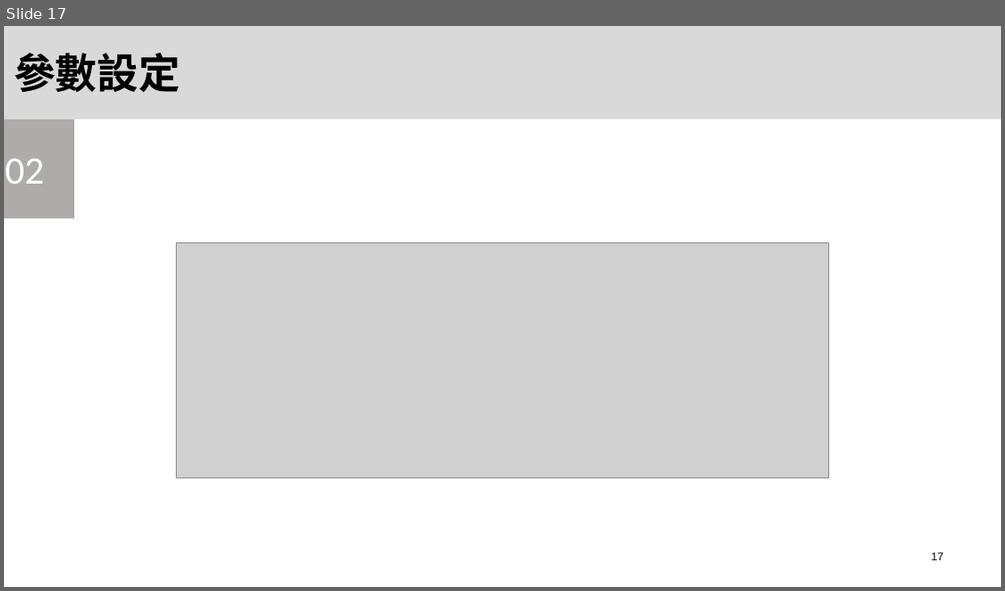
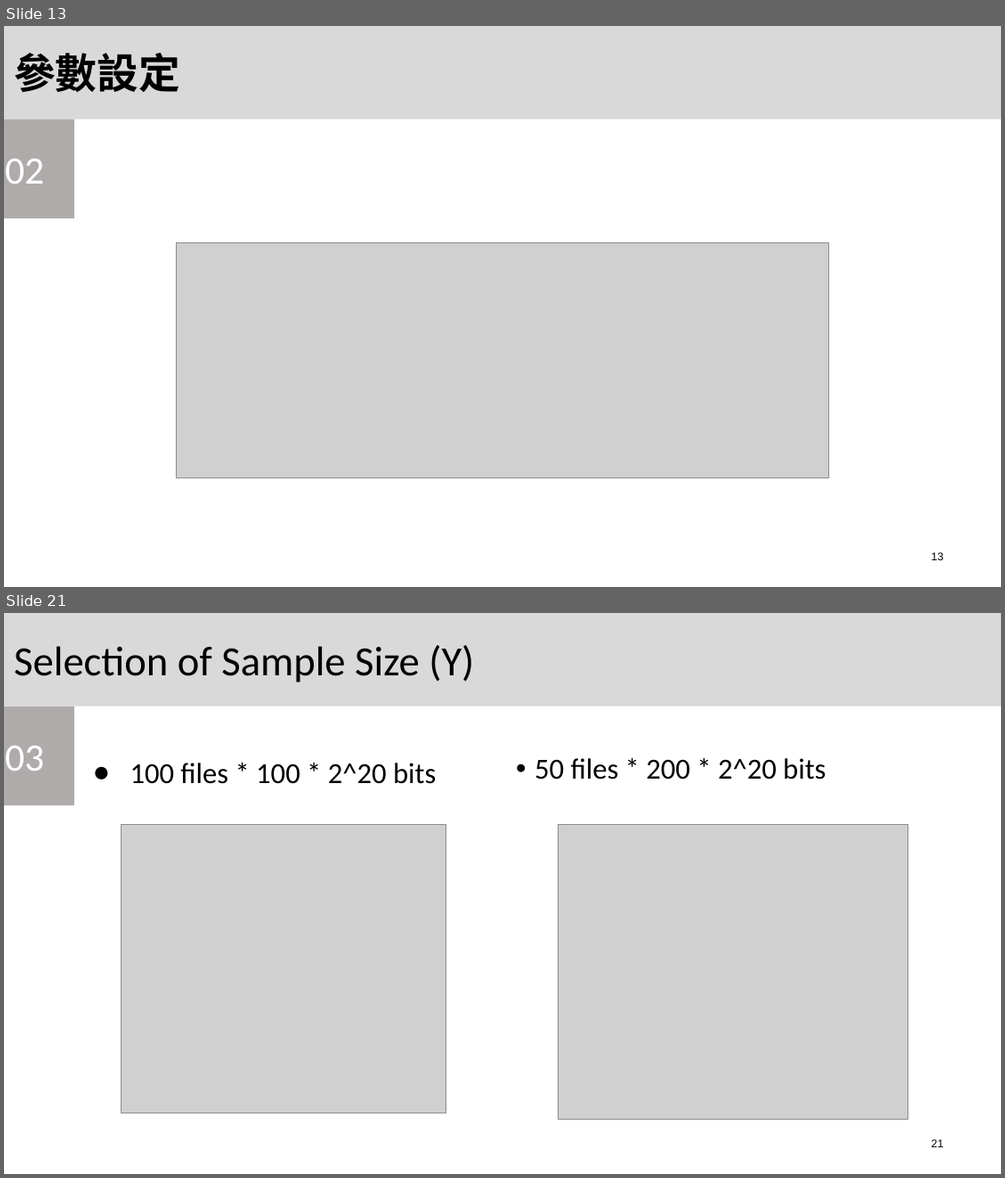
Before and after one commit to OYungShen/HardWare_Security_Final_project, a slide deck: Final.pptx. Shown one above the other, each under a label of ours: slide 17 before the commit, slides 13 and 21 after it; the slides between them are not shown. The pictures are 1005x591 and 1005x1178 pixels, drawn with LibreOffice and Linux fonts; fonts in the diff are those of the drawing; grey boxes stand for pictures. Boxes give left, top, right and bottom in pixels: in the first picture for what was removed or moved away, otherwise in the second. Text is boxed around its words. In the diff, an @@ line names an element or a change of style, - is before the commit and + after.

```diff
--- a/Final.pptx
+++ b/Final.pptx
@@ slide 21 added at bbox=[4, 613, 1001, 1174], background #FFFFFF @@
@@ rectangle added at bbox=[4, 613, 1001, 706], fill #D9D9D9, 40 pt, text #000000 @@
+Selection of Sample Size (Y)
@@ rectangle added at bbox=[4, 706, 74, 806], fill #AFABAB, 37.3 pt, text #FFFFFF @@
+03
@@ text added at bbox=[130, 763, 436, 784], 28 pt, text #000000 @@
+● 100 files * 100 * 2^20 bits
@@ text added at bbox=[534, 758, 825, 779], 28 pt, text #000000 @@
+• 50 files * 200 * 2^20 bits
@@ picture added at bbox=[121, 824, 446, 1112] @@
@@ picture added at bbox=[558, 824, 908, 1119] @@
@@ page number added at bbox=[931, 1139, 944, 1147], 10.7 pt, text #000000 @@
+21
@@ what was slide 17 is now slide 13 @@
@@ page number at bbox=[931, 552, 944, 560]: text changed @@
-17
+13
```
Also in this commit, not shown: 9 slides changed, 26 other slides added, 3 slides removed, 5 other files.
